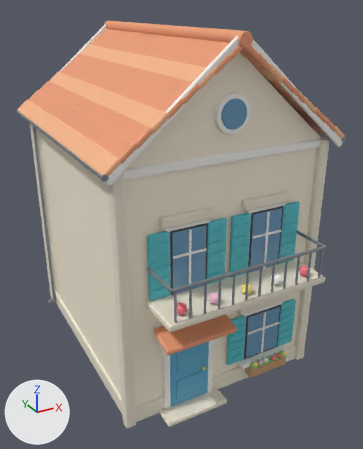
Two versions of the Blender file source-art/bayview/house_b.blend, one commit apart.
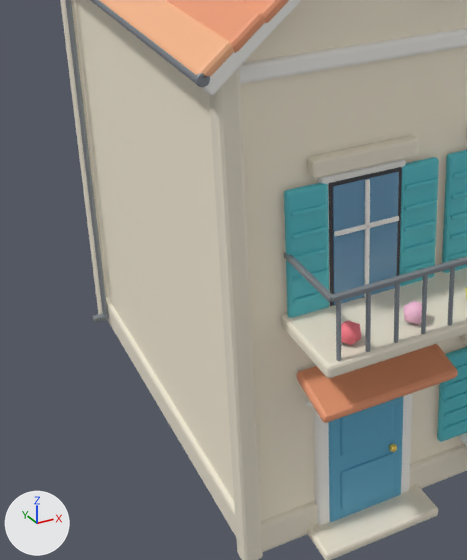
Each version appears first whole from a camera (50 mm lens) standing at (-7.1, -14.11, 11.08) and looking at (0.16, -0.92, 4.48), and next in a close-up on the part from 0% to 67% of the width and 30% to 95% of the height. Lighting does not change. The marker at lower left points along +X, +Y and +Z. The older version's two pictures come first.

Names of what the first close-up shows: 'Visual'.
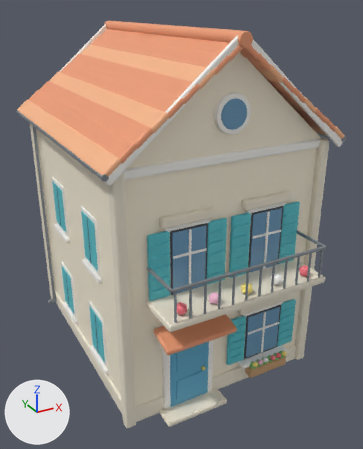
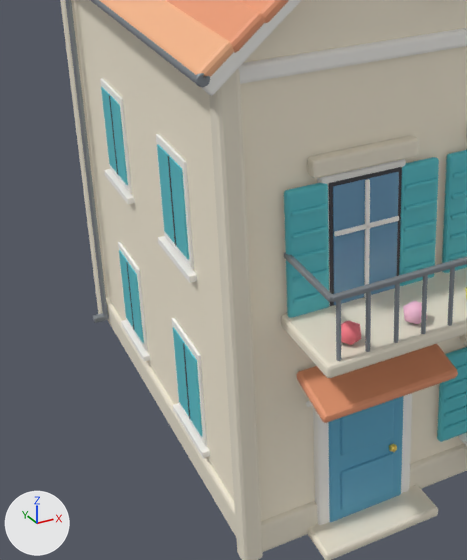
Pixel boxes [x1, y1, x2, y2] of what changed, in the close-ups (467 x 560 px):
part 1 of me_cube, added
    after: [172, 318, 207, 445]
part 2 of me_cube, added (cyan)
    after: [184, 344, 202, 437]
part 3 of me_cube, added (cyan)
    after: [173, 327, 189, 416]
part 4 of me_cube, added
    after: [183, 343, 190, 419]
part 5 of me_cube, added
    after: [173, 403, 210, 458]
part 6 of me_cube, added
    after: [118, 242, 148, 351]
part 7 of me_cube, added (cyan)
    after: [128, 262, 144, 343]
part 8 of me_cube, added (cyan)
    after: [119, 250, 133, 327]
part 9 of me_cube, added
    after: [126, 262, 134, 329]
part 10 of me_cube, added
    after: [121, 320, 150, 362]
part 11 of me_cube, added
    after: [156, 134, 194, 269]
part 12 of me_cube, added (cyan)
    after: [169, 157, 189, 260]
part 13 of me_cube, added (cyan)
    after: [157, 144, 175, 244]
part 14 of me_cube, added
    after: [168, 156, 176, 245]
part 15 of me_cube, added
    after: [158, 236, 197, 283]
part 16 of me_cube, added
    after: [100, 78, 132, 193]
part 17 of me_cube, added (cyan)
    after: [110, 96, 128, 185]
part 18 of me_cube, added (cyan)
    after: [101, 87, 117, 173]
part 19 of me_cube, added
    after: [109, 95, 118, 174]
part 20 of me_cube, added
    after: [104, 169, 135, 204]

Edits to the bpy script that builds the scene:
```text
Change me_cube:
    used by ob_visual; location = (0.0, 0.0, 3.8)
    remove me_cube.from_pydata(...)  # 9028 vertices, 8776 faces; spans x -3.62..3.62, y -5.15..4.25, z -3.84..6.72
    add me_cube.from_pydata(...)  # 9348 vertices, 9016 faces; spans x -3.62..3.62, y -5.15..4.25, z -3.84..6.72
    me_cube part 1: a new loose piece, a box spanning x -3.14..-3.1, y -2.1..-0.9, z -2.95..-1.25, in mat_whitetrim (white #fcfaf6)
    me_cube part 2: a new loose piece, a box spanning x -3.16..-3.13, y -2.02..-1.52, z -2.825..-1.375, in mat_tint_shutter (cyan #59c4ce)
    me_cube part 3: a new loose piece, a box spanning x -3.16..-3.13, y -1.48..-0.98, z -2.825..-1.375, in mat_tint_shutter (cyan #59c4ce)
    me_cube part 4: a new loose piece, a box spanning x -3.167..-3.157, y -1.52..-1.48, z -2.825..-1.375, in mat_black (dark grey #3f3f45)
    me_cube part 5: a new loose piece, a box spanning x -3.22..-3.1, y -2.2..-0.8, z -3.1..-3.0, in mat_whitetrim (white #fcfaf6)
    me_cube part 6: a new loose piece, a box spanning x -3.14..-3.1, y 0.9..2.1, z -2.95..-1.25, in mat_whitetrim (white #fcfaf6)
    me_cube part 7: a new loose piece, a box spanning x -3.16..-3.13, y 0.98..1.48, z -2.825..-1.375, in mat_tint_shutter (cyan #59c4ce)
    me_cube part 8: a new loose piece, a box spanning x -3.16..-3.13, y 1.52..2.02, z -2.825..-1.375, in mat_tint_shutter (cyan #59c4ce)
    me_cube part 9: a new loose piece, a box spanning x -3.167..-3.157, y 1.48..1.52, z -2.825..-1.375, in mat_black (dark grey #3f3f45)
    me_cube part 10: a new loose piece, a box spanning x -3.22..-3.1, y 0.8..2.2, z -3.1..-3.0, in mat_whitetrim (white #fcfaf6)
    me_cube part 11: a new loose piece, a box spanning x -3.14..-3.1, y -2.1..-0.9, z 0.25..1.95, in mat_whitetrim (white #fcfaf6)
    me_cube part 12: a new loose piece, a box spanning x -3.16..-3.13, y -2.02..-1.52, z 0.375..1.825, in mat_tint_shutter (cyan #59c4ce)
    me_cube part 13: a new loose piece, a box spanning x -3.16..-3.13, y -1.48..-0.98, z 0.375..1.825, in mat_tint_shutter (cyan #59c4ce)
    me_cube part 14: a new loose piece, a box spanning x -3.167..-3.157, y -1.52..-1.48, z 0.375..1.825, in mat_black (dark grey #3f3f45)
    me_cube part 15: a new loose piece, a box spanning x -3.22..-3.1, y -2.2..-0.8, z 0.1..0.2, in mat_whitetrim (white #fcfaf6)
    me_cube part 16: a new loose piece, a box spanning x -3.14..-3.1, y 0.9..2.1, z 0.25..1.95, in mat_whitetrim (white #fcfaf6)
    me_cube part 17: a new loose piece, a box spanning x -3.16..-3.13, y 0.98..1.48, z 0.375..1.825, in mat_tint_shutter (cyan #59c4ce)
    me_cube part 18: a new loose piece, a box spanning x -3.16..-3.13, y 1.52..2.02, z 0.375..1.825, in mat_tint_shutter (cyan #59c4ce)
    me_cube part 19: a new loose piece, a box spanning x -3.167..-3.157, y 1.48..1.52, z 0.375..1.825, in mat_black (dark grey #3f3f45)
    me_cube part 20: a new loose piece, a box spanning x -3.22..-3.1, y 0.8..2.2, z 0.1..0.2, in mat_whitetrim (white #fcfaf6)
    other edits to the shape of me_cube do not show in these pictures
```
